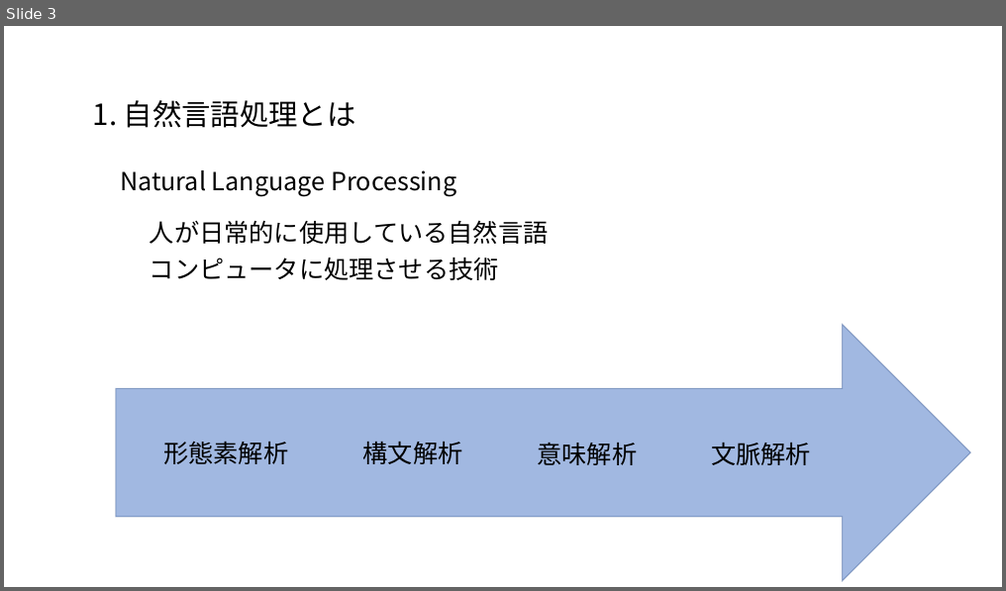
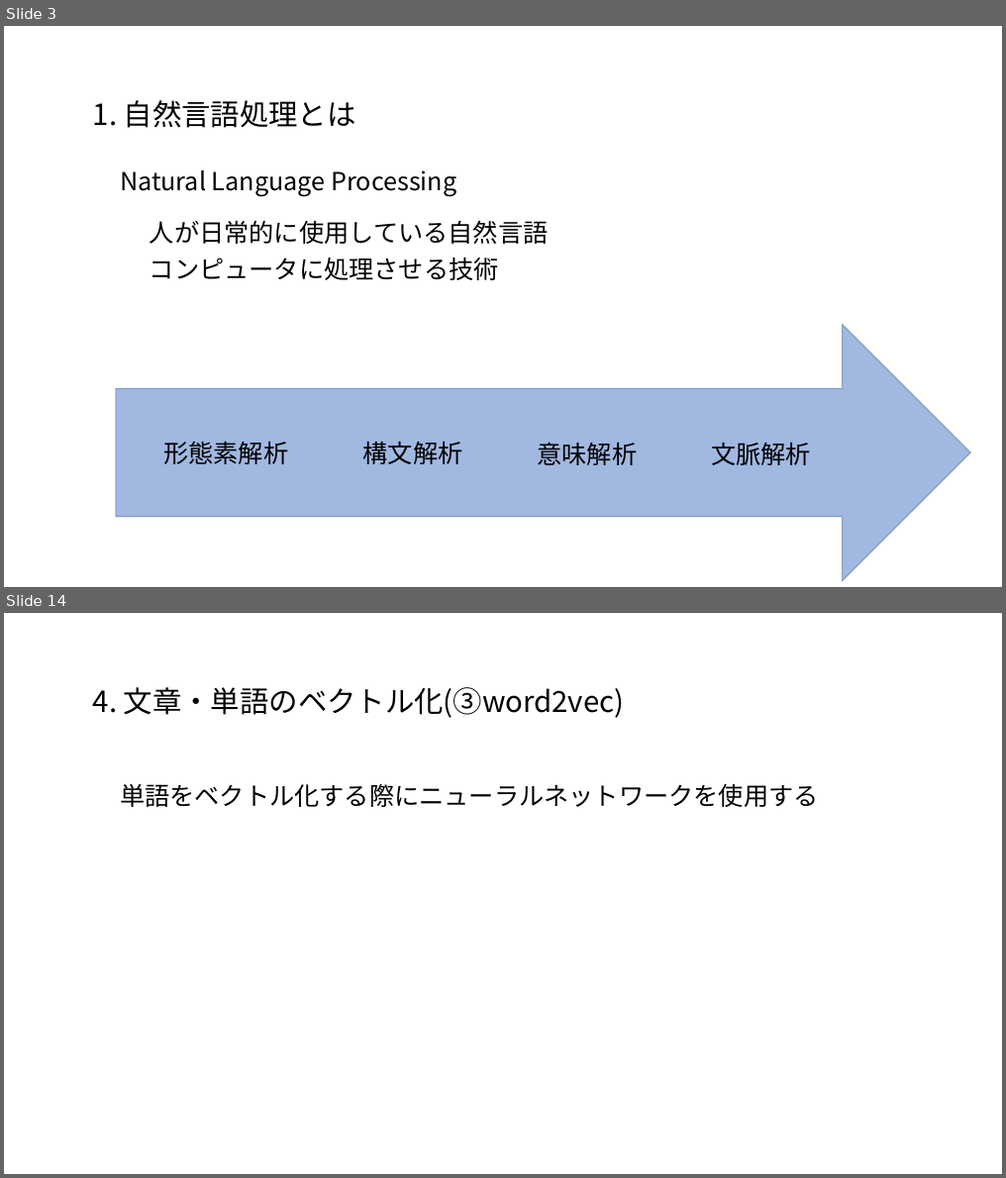
Before and after one commit to satetsu007/NLP_test, a slide deck: doc/NLP.pptx. Shown one above the other, each under a label of ours: slide 3 before the commit, slides 3 and 14 after it; the slides between them are not shown. The pictures are 1006x591 and 1006x1178 pixels, drawn with LibreOffice and Linux fonts; fonts in the diff are those of the drawing. Boxes give left, top, right and bottom in pixels: in the first picture for what was removed or moved away, otherwise in the second. Text is boxed around its words. In the diff, an @@ line names an element or a change of style, - is before the commit and + after.

```diff
--- a/doc/NLP.pptx
+++ b/doc/NLP.pptx
@@ slide 14 added at [4,613,1002,1174], background #FFFFFF @@
@@ text added at [93,687,624,718], 28 pt, text #000000 @@
+4. 文章・単語のベクトル化(③word2vec)
@@ text added at [120,784,819,807], 24 pt, text #000000 @@
+単語をベクトル化する際にニューラルネットワークを使用する
```
Also in this commit, not shown: 2 slides changed, 8 other slides added, 1 other file.
